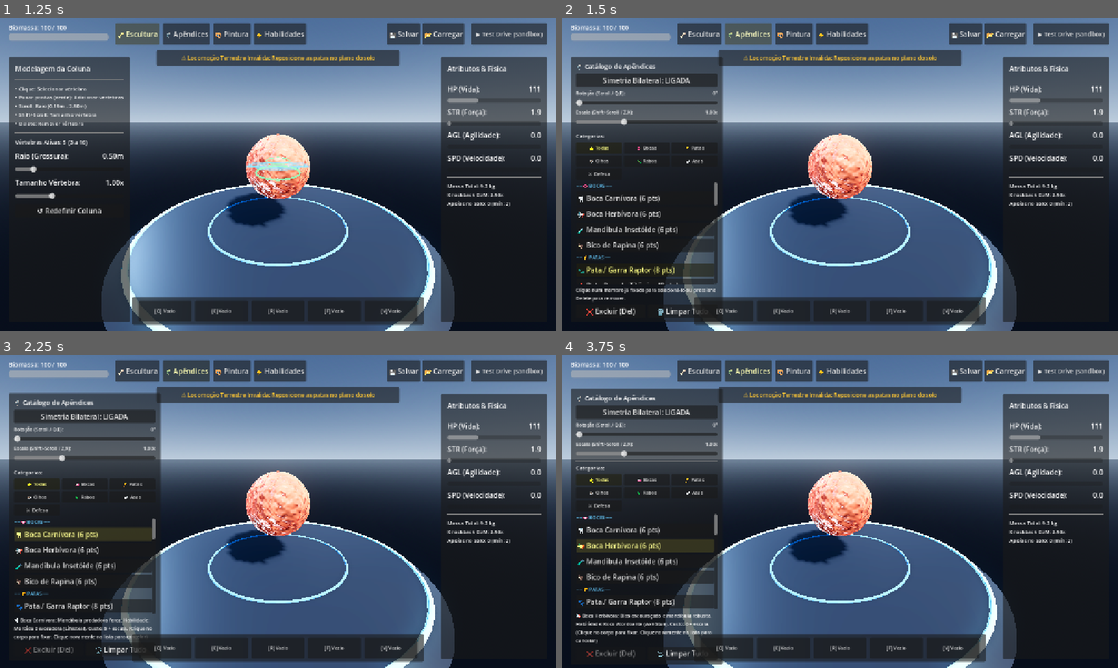
Above: before the commit, frames 1-4 (two rows, left to right).
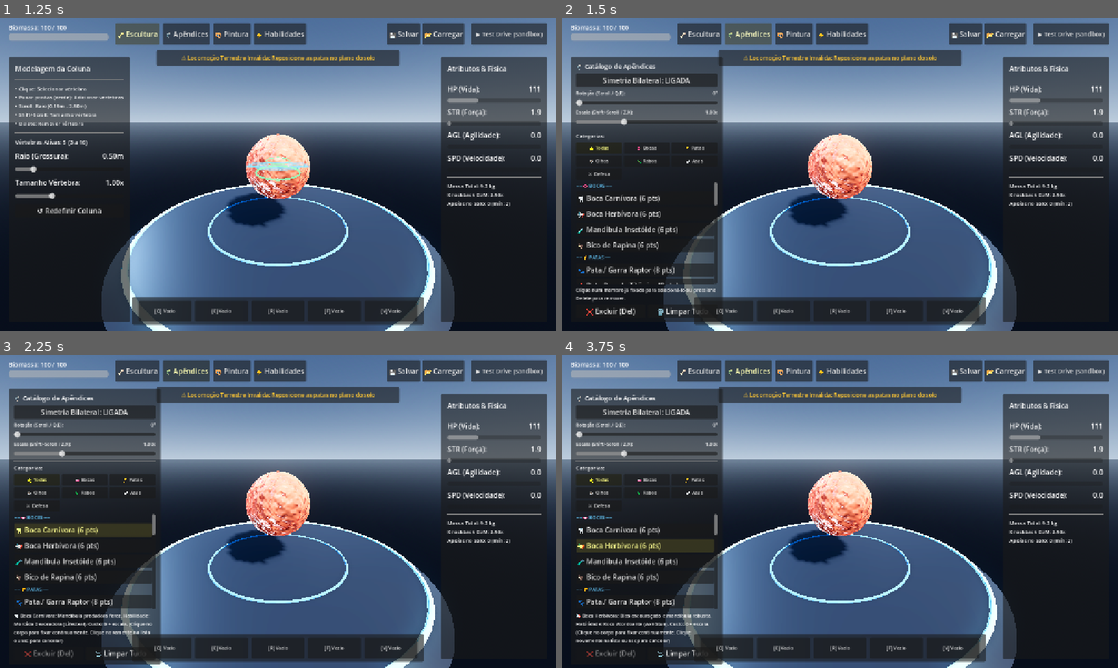
Above: after the commit, the same moments.

Repository: AnthonyRocsant/SporeCreatureEditor
Game: Godot game, scene res://scenes/editor/CreatureEditor.tscn
The game is run twice, just before and just after one commit, with the same random seed, the same clock (stepped at 60 frames per second) and the same inputs.
Inputs:
- Up to frame 1 (1.25 s): click "🦴 Escultura" at 0.5 s
- Up to frame 2 (1.5 s): click "🦿 Apêndices" at 1.25 s
- Up to frame 3 (2.25 s): click "🦷 Boca Carnívora (6 pts)" at 2 s
- Up to frame 4 (3.75 s): click "🦷 Boca Carnívora (6 pts)" at 2.75 s; click "📢 Boca Herbívora (6 pts)" at 3.5 s

Frame 1 is identical in both runs. In frame 2, 0.2% of the frame differs, in the area x 3-21%, y 79-83%; in frame 3, 8.0%, in the area x 1-29%, y 10-99%; in frame 4, 0.2%.

Commit message:
feat(appendages): enable continuous stamp placement mode for placing multiple parts consecutively

Diff:
--- a/scripts/AttachmentSystem.gd
+++ b/scripts/AttachmentSystem.gd
@@ -539,6 +539,7 @@
 	_update_selection_gizmo()
 
 func clear_active_part() -> void:
+	var had_active = (active_part_scene != null)
 	active_part_scene = null
 	active_part_info = {}
 	_has_valid_hit = false
@@ -549,6 +550,8 @@
 	if is_instance_valid(_preview_mirrored_instance):
 		_preview_mirrored_instance.queue_free()
 		_preview_mirrored_instance = null
+	if had_active:
+		emit_signal("part_deselected")
 
 # --- Configuração de Peça Ativa e Previews ---
 
@@ -886,10 +889,10 @@
 		}
 		creature_data.add_part(mirror_dict)
 
-	# Conforme solicitado: após o apêndice ser colocado, finaliza a colocação
-	# e limpa a seleção para que seu ângulo não mude acidentalmente até que
-	# o jogador clique nele expressamente!
-	clear_active_part()
+	# Modo Carimbo / Colocação Contínua:
+	# Mantém a peça ativa na agulha para permitir fixar múltiplos apêndices seguidos (ex: fileira de ossos/chifres).
+	# Garante apenas que a peça recém-fixada NÃO fique selecionada, evitando mudanças acidentais de ângulo/tamanho
+	# até que o usuário clique expressamente nela para editá-la.
 	deselect_part()
 
 	# Emite os sinais APÓS a finalização da colocação
--- a/scripts/CreatureEditorUI.gd
+++ b/scripts/CreatureEditorUI.gd
@@ -61,7 +61,7 @@
 @onready var btn_clear_parts: Button = %BtnClearParts
 
 var current_appendage_category: String = "all"
-var _active_appendage_id: String = "leg_claw"
+var _active_appendage_id: String = ""
 var _category_buttons: Dictionary = {}
 
 # Referências da UI - Painel de Pintura & Texturas
@@ -710,16 +710,21 @@
 		btn_delete_selected_part.disabled = false
 
 func _on_attachment_part_deselected() -> void:
+	if attachment_system and not attachment_system.active_part_scene:
+		_active_appendage_id = ""
+		_update_appendage_item_buttons_modulate()
 	if lbl_part_info and _active_appendage_id == "":
 		lbl_part_info.text = "Clique em um apêndice na criatura para selecioná-lo e alterar posição, ângulo ou tamanho."
 	if btn_delete_selected_part:
 		btn_delete_selected_part.disabled = true
 
 func _on_attachment_part_attached(_part_node: Node3D) -> void:
-	_active_appendage_id = ""
-	_update_appendage_item_buttons_modulate()
+	# Mantém a seleção ativa para colocação contínua (estilo carimbo)
 	if lbl_part_info:
-		lbl_part_info.text = "Apêndice fixado! Clique nele para selecioná-lo e alterar posição, ângulo ou tamanho."
+		if _active_appendage_id != "":
+			lbl_part_info.text = "Apêndice fixado! Continue clicando no corpo para adicionar mais, ou clique na lista / Esc para concluir."
+		else:
+			lbl_part_info.text = "Apêndice fixado! Clique nele para selecioná-lo e alterar posição, ângulo ou tamanho."
 
 # --- Catálogo Oficial de 20 Apêndices Categorizados (Bocas, Patas, Olhos, Rabos, Asas, Defesa) ---
 const APPENDAGE_CATALOG: Array[Dictionary] = [
@@ -1354,7 +1359,7 @@
 			attachment_system.set_active_part(packed, item)
 
 	if lbl_part_info:
-		lbl_part_info.text = "%s %s: %s (Clique no corpo para fixar. Clique novamente na lista para cancelar)" % [item.icon, item.name, item.desc]
+		lbl_part_info.text = "%s %s: %s (Clique no corpo para fixar continuamente. Clique novamente na lista ou Esc para cancelar)" % [item.icon, item.name, item.desc]
 
 	_update_appendage_item_buttons_modulate()
 
